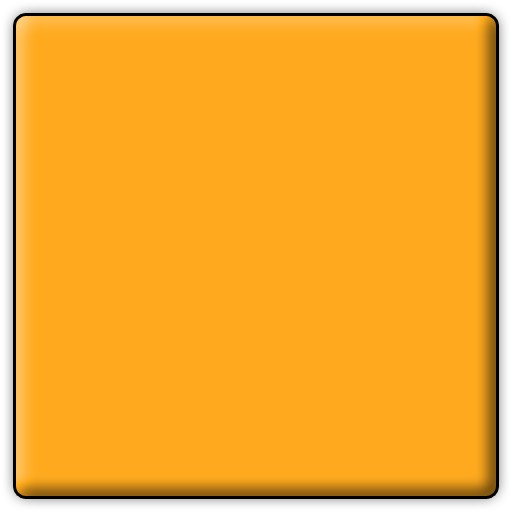
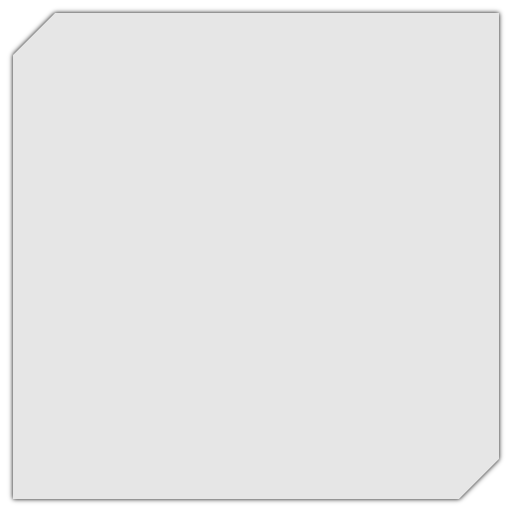
Before/after of a 512x512 layered artwork. What changed in the layer stack:
added layer "Layer 8 copy" above "Layer 1" over bbox(13, 13, 499, 499)
added layer "Layer 1" above "Shape 1" over bbox(6, 6, 506, 506)
hid "Shape 1" over bbox(16, 16, 496, 496)
